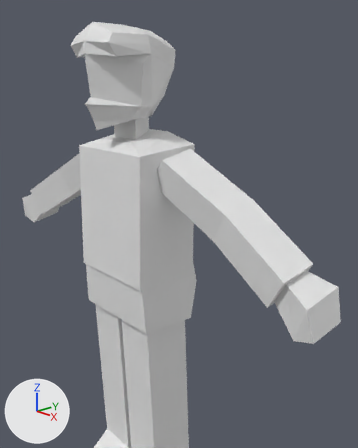
Before and after pictures for a commit that changed the Blender file Avatar Model.blend.
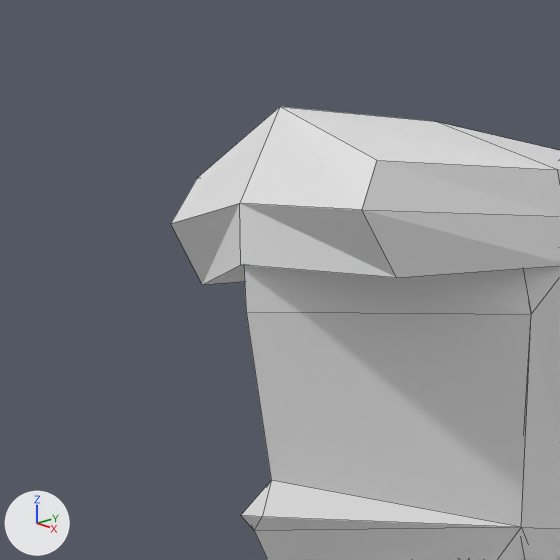
Each version is shown from a camera (50 mm lens) standing at (1.494, -1.143, 1.807) and looking at (0.34, -0.087, 1.328), then close up on the part from 10% to 42% of the width and 0% to 25% of the height. The lights are fixed; the arrows at lower left show +X, +Y and +Z. The last two pictures show the newer version. The close-ups show mesh edges as thin lines.
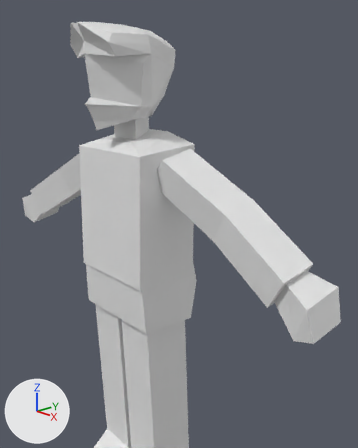
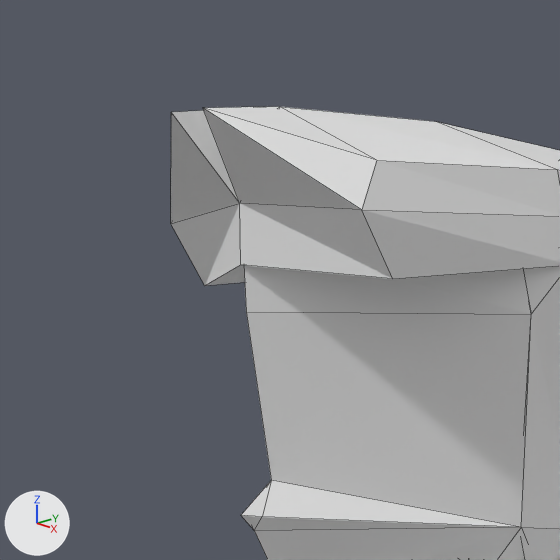
Location of each change, (x1, y1, x2, y2) in pixels of the close-ups (560 x 560 px):
'Cube', reshaped: before (171, 107, 560, 285); after (171, 107, 560, 286)

The edits, one by one:
me_cube is used by ob_cube; location (0.0, 0.0, 0.0).
Verts and faces of me_cube; kept vertices keep their numbers, new ones are numbered from 20.
Before the commit, vertices of me_cube: 0 (0.118, -0.158, 1.855) at pixel (396, 277), 1 (0.108, -0.164, 1.926) at pixel (376, 160), 7 (0.0, -0.164, 1.965) at pixel (279, 106), 9 (0.116, -0.182, 1.895) at pixel (361, 209), 10 (0.0, -0.199, 1.903) at pixel (239, 203).
me_cube had 20 vertices, 13 faces and spanned x 0.0..0.148, y -0.2..0.129, z 1.653..1.965.
me_cube now has 21 vertices, 16 faces and spans x 0.0..0.148, y -0.235..0.129, z 1.653..1.965.
Part 1, on me_cube:
Faces deleted: (1, 7, 10, 9).
Vertex 0 moves to (0.114, -0.159, 1.854), pixel (392, 278).
New vertex 20 is at (0.019, -0.235, 1.958), pixel (202, 107).
New faces: (9, 20, 10), (7, 10, 20), (1, 7, 20), (1, 20, 9).
